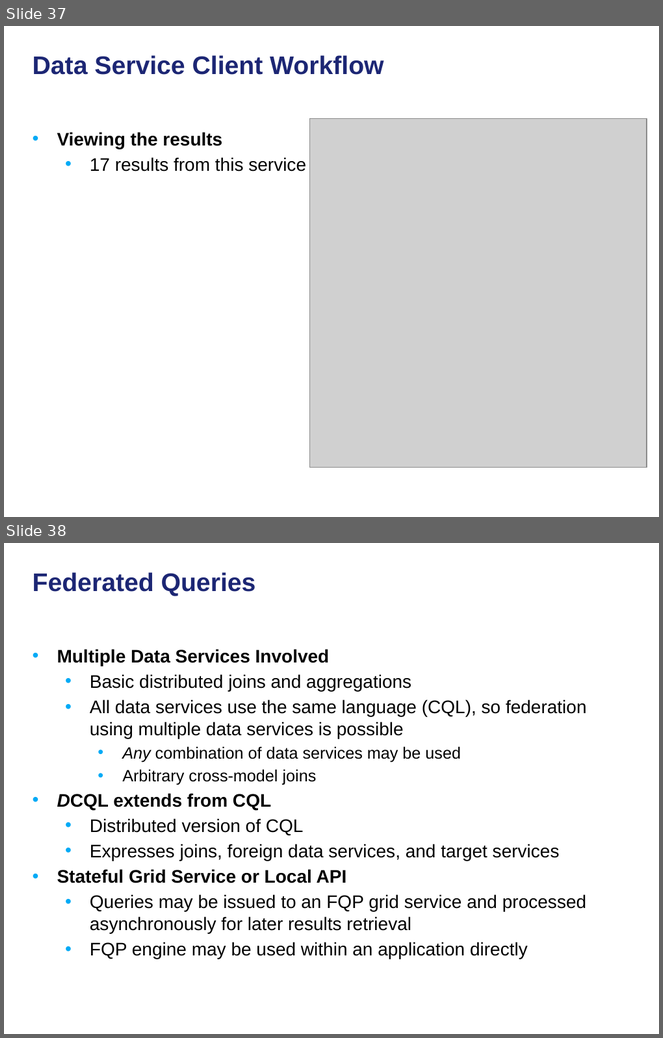
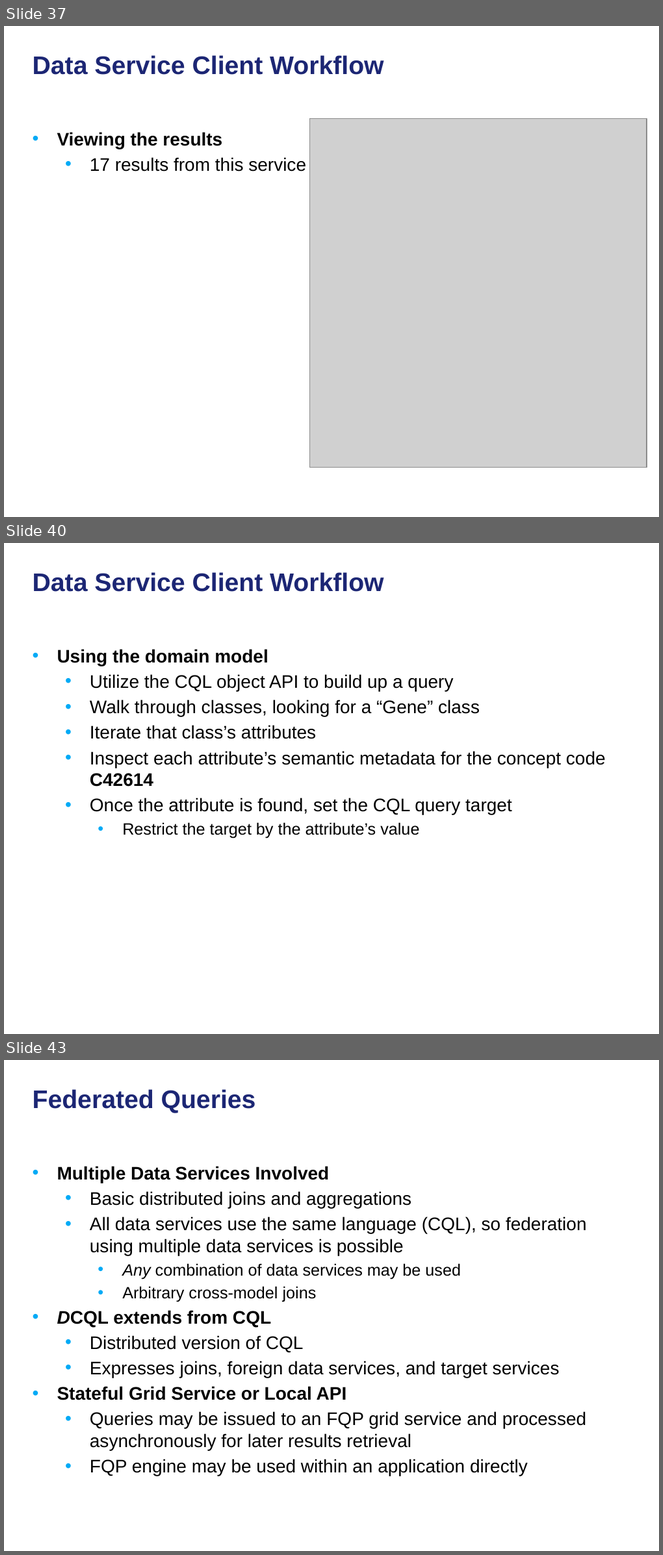
Before and after one commit to NCIP/cagrid-docs, a slide deck: presentations/200906_Novartis/caGrid Data Services.pptx. Shown one above the other, each under a label of ours: slides 37 and 38 before the commit, slides 37, 40 and 43 after it; the slides between them are not shown. The pictures are 663x1038 and 663x1555 pixels, drawn with LibreOffice and Linux fonts; fonts in the diff are those of the drawing; grey boxes stand for pictures; background and template pictures are left out. Boxes give left, top, right and bottom in pixels: in the first picture for what was removed or moved away, otherwise in the second. Text is boxed around its words. In the diff, an @@ line names an element or a change of style, - is before the commit and + after.

```diff
--- a/presentations/200906_Novartis/caGrid Data Services.pptx
+++ b/presentations/200906_Novartis/caGrid Data Services.pptx
@@ slide 40 added at [4, 543, 659, 1034], background picture (left out) @@
@@ title added at [33, 572, 384, 592], 28 pt, text #1C2674, bold @@
+Data Service Client Workflow
@@ text added at [57, 649, 606, 839], 20 pt, text #000000 @@
+• Using the domain model
+  • Utilize the CQL object API to build up a query
+  • Walk through classes, looking for a “Gene” class
+  • Iterate that class’s attributes
+  • Inspect each attribute’s semantic metadata for the concept code C42614
+  • Once the attribute is found, set the CQL query target
+    • Restrict the target by the attribute’s value
@@ what was slide 38 is now slide 43 @@
```
Also in this commit, not shown: 3 slides changed, 4 other slides added.
